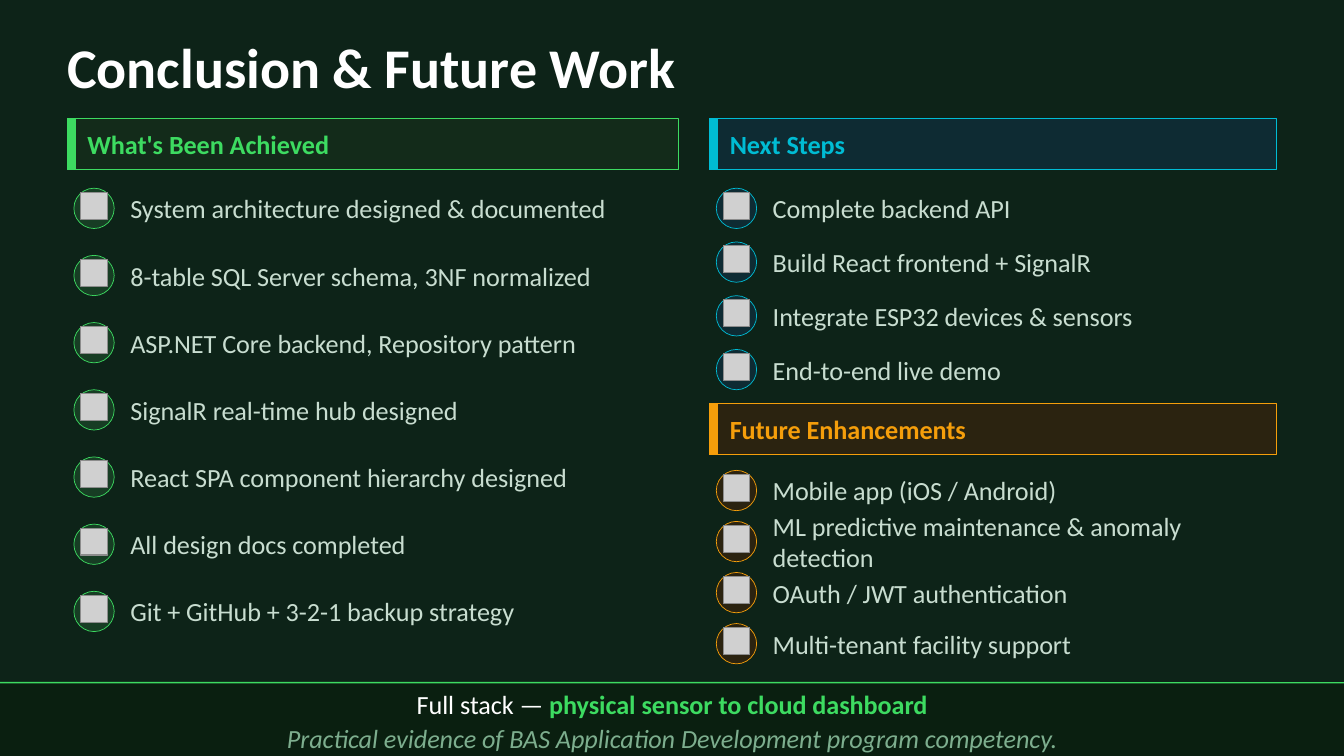
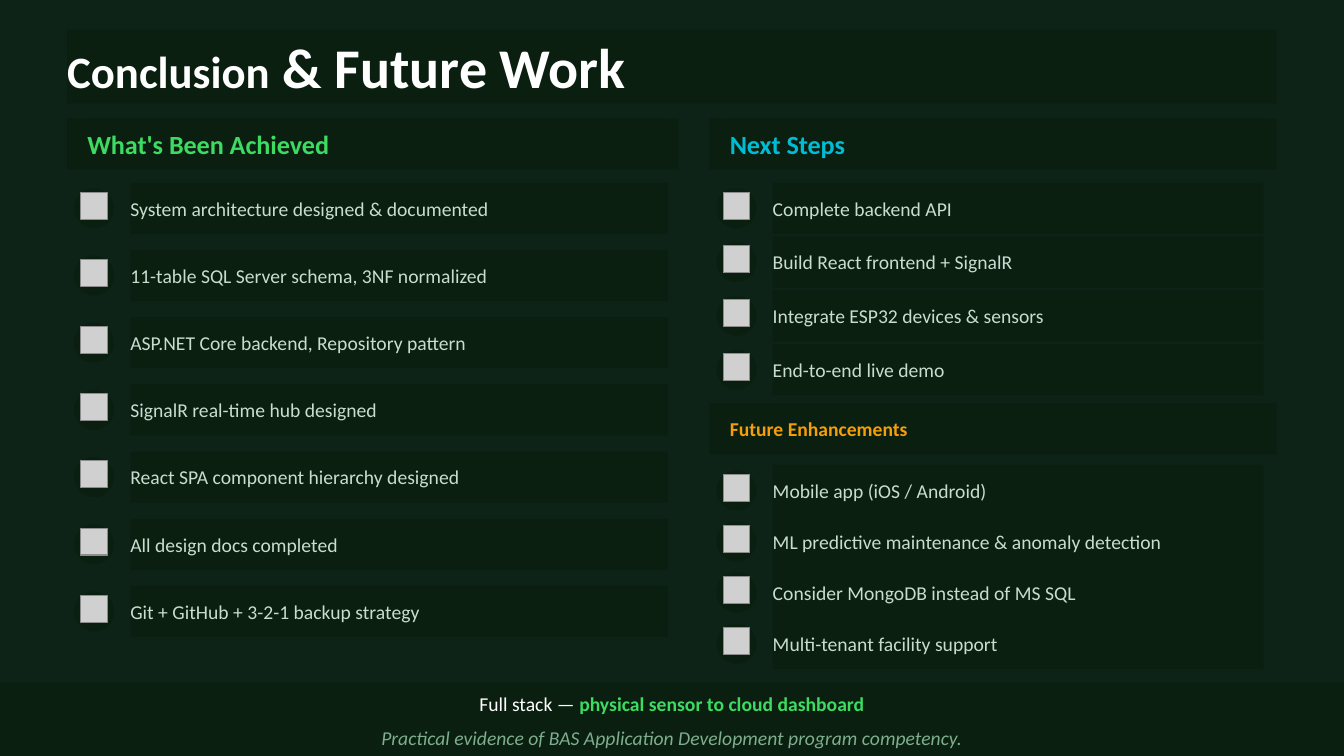
Before and after one commit to TranRTC/capstone_project, a slide deck: slide 14 of Presentation/Capstone Project Presentation.pptx (slide 19 before the commit). Drawn at 1344x756 pixels with LibreOffice and Linux fonts; fonts in the diff are those of the drawing; grey boxes stand for pictures. Boxes give left, top, right and bottom in pixels: in the first picture for what was removed or moved away, otherwise in the second. Text is boxed around its words. In the diff, an @@ line names an element or a change of style, - is before the commit and + after.

```diff
--- a/Presentation/Capstone Project Presentation.pptx
+++ b/Presentation/Capstone Project Presentation.pptx
@@ rectangle "Conclusion & Future Work" at (68,29,1277,103): size 40 to 32 pt in "Conclusion"; fill none to #0A1F10 @@
@@ rectangle at (68,118,680,169): fill #132B1A to #0A1F10; outline #3DDB61 1 pt to none @@
@@ rectangle at (68,118,76,169): fill #3DDB61 to #0A1F10; outline #3DDB61 1 pt to none @@
@@ rectangle at (710,118,1277,169): fill #0E2B33 to #0A1F10; outline #00BCD4 1 pt to none @@
@@ rectangle at (710,118,718,169): fill #00BCD4 to #0A1F10; outline #00BCD4 1 pt to none @@
@@ 15 rectangles: place and size @@
-15 rectangles at (67,48,1071,659)
+15 rectangles at (68,29,1277,669)
@@ fill none to #0A1F10 in 3 elements at (88,118,665,169), (730,118,1267,169), (130,250,667,301) @@
@@ text in rectangle at (130,269,487,286): text changed; size 18.7 to 14 pt @@
-8-table SQL Server schema, 3NF normalized
+11-table SQL Server schema, 3NF normalized
@@ fill #0E2B33 to #0A1F10; outline #00BCD4 0.5 pt to none in 4 elements at (716,189,756,229), (716,242,756,282), (716,295,756,336), (716,350,756,390) @@
@@ rectangle at (710,403,1277,455): fill #2B2310 to #0A1F10; outline #F59E0B 1 pt to none @@
@@ rectangle at (710,403,718,455): fill #F59E0B to #0A1F10; outline #F59E0B 1 pt to none @@
@@ fill #173D24 to #0A1F10; outline #3DDB61 0.5 pt to none in 7 elements at (74,189,114,229), (74,255,114,295), (74,323,114,363), (74,390,114,431), (74,457,114,497), (74,524,114,565), (74,592,114,632) @@
@@ text at (773,586,1075,604): text changed; size 18.7 to 14 pt @@
-OAuth / JWT authentication
+Consider MongoDB instead of MS SQL
@@ fill #2B2310 to #0A1F10; outline #F59E0B 0.5 pt to none in 4 elements at (716,471,756,511), (716,521,756,562), (716,573,756,613), (716,624,756,664) @@
@@ size 18.7 to 14 pt; fill none to #0A1F10 in 11 elements at (130,182,667,234), (130,318,667,369), (130,384,667,436), (130,452,667,503), (130,519,667,571), (130,586,667,637), (772,182,1263,234), (772,344,1263,395), (730,403,1267,455), (772,465,1263,516), (772,618,1263,669) @@
@@ rectangle at (0,683,1344,756): outline #0A1F10 1 pt to none @@
@@ line removed from (0, 683) to (1344, 683) @@
@@ size 18.7 to 14 pt in 5 elements at (773,255,1013,273), (773,309,1044,327), (773,535,1161,552), (479,697,865,714), (381,731,962,749) @@
```
Also in this commit, not shown: 9 other slides changed, 1 slide added, 7 slides removed.
